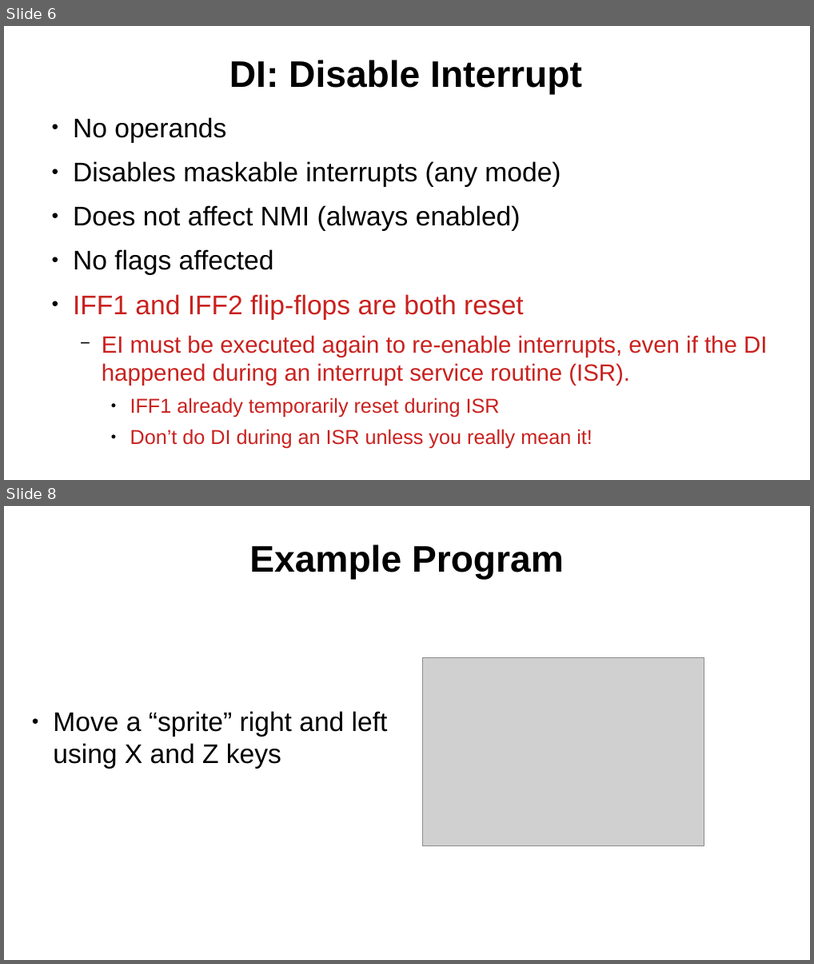
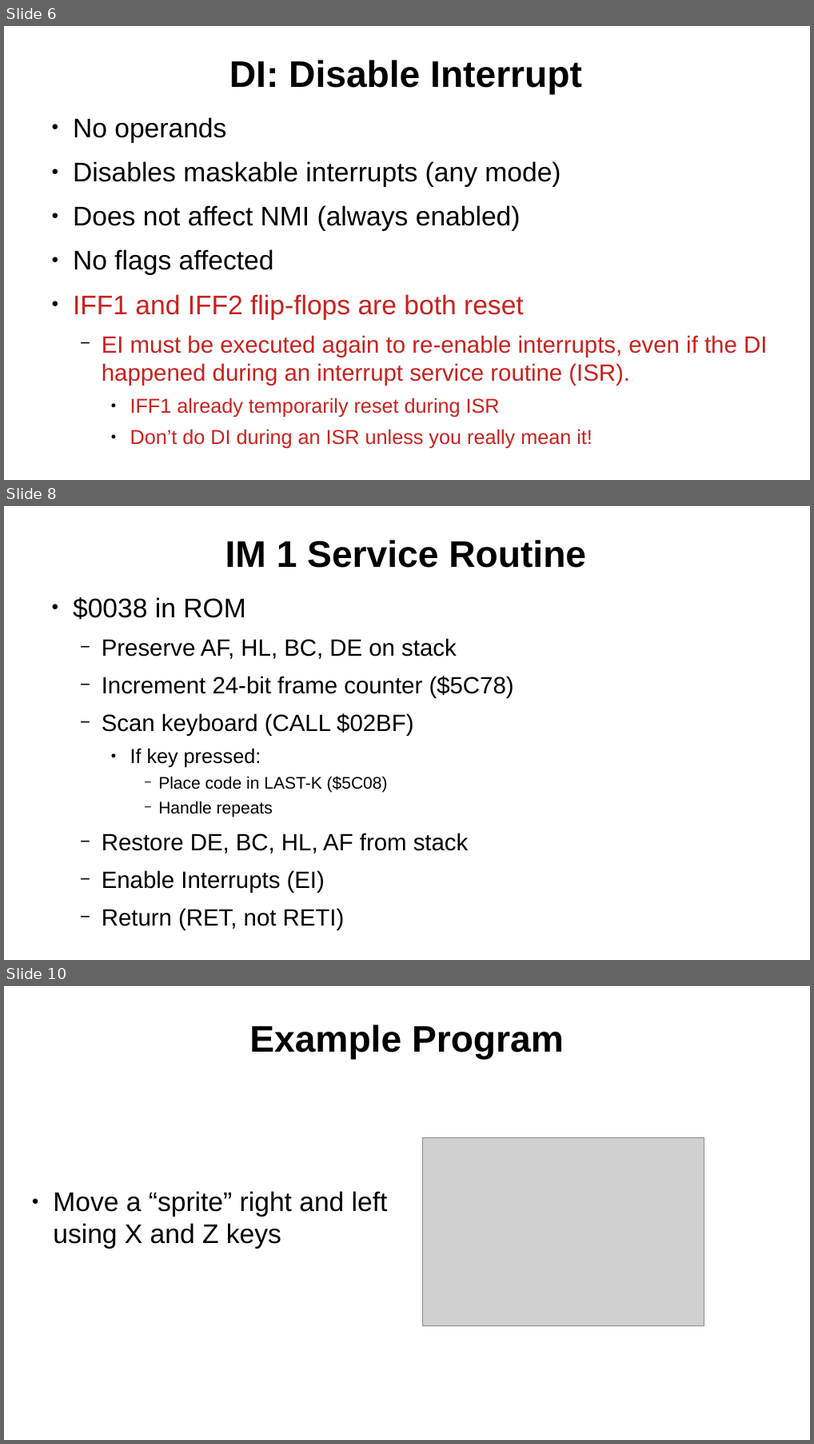
Before and after one commit to SlithyMatt/zxs-assembly-tutorial, a slide deck: Lesson12/Lesson12.odp. Shown one above the other, each under a label of ours: slides 6 and 8 before the commit, slides 6, 8 and 10 after it; the slides between them are not shown. The pictures are 814x964 and 814x1444 pixels, drawn with LibreOffice and Linux fonts; fonts in the diff are those of the drawing; grey boxes stand for pictures. Boxes give left, top, right and bottom in pixels: in the first picture for what was removed or moved away, otherwise in the second. Text is boxed around its words. In the diff, an @@ line names an element or a change of style, - is before the commit and + after.

```diff
--- a/Lesson12/Lesson12.odp
+++ b/Lesson12/Lesson12.odp
@@ slide 8 added at bbox=[4, 506, 810, 960], background #FFFFFF @@
@@ title added at bbox=[226, 540, 586, 568], 44 pt, text #000000, bold @@
+IM 1 Service Routine
@@ text added at bbox=[73, 597, 514, 930], 28 pt, text #000000 @@
+● $0038 in ROM
+  − Preserve AF, HL, BC, DE on stack
+  − Increment 24-bit frame counter ($5C78)
+  − Scan keyboard (CALL $02BF)
+    ● If key pressed:
+      − Place code in LAST-K ($5C08)
+      − Handle repeats
+  − Restore DE, BC, HL, AF from stack
+  − Enable Interrupts (EI)
+  − Return (RET, not RETI)
@@ what was slide 8 is now slide 10 @@
```
Also in this commit, not shown: 1 slide changed, 1 other slide added.
